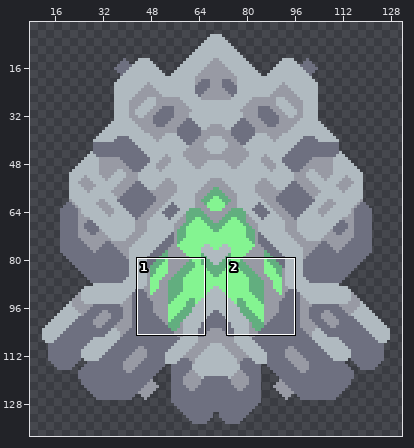
Two states of a sprite sheet, core/assets-raw/sprites/units/cyerce.png. The first picture is a wide view before the edit; the outline marks the close-up.
Close-up. First the earlier version:
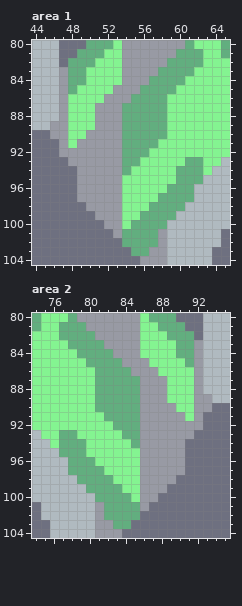
The file is 140x140 pixels. Shown: area 1: x 44..65, y 80..104; area 2: x 74..95, y 80..104. The wide view leaves out empty margins. The commit also changed other parts of the picture, which this record leaves out.
After:
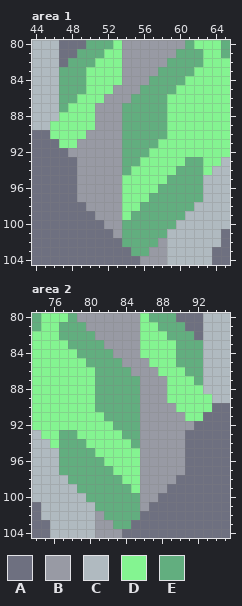
Palette (. is transparent): A #6e7080  B #989aa4  C #b0bac0  D #84f491  E #62ae7f
The edit:
Area 1:
y 83..84: x 47 B -> E
y 85: x 47 B -> E; x 49 D -> E
y 86: x 47..48 BD -> EE
y 87: x 47 B -> E
y 88: x 47 B -> D
y 89..90: x 46..47 BB -> DD
y 91: x 47 B -> D
y 92: x 47 B -> A
y 93: x 48 B -> A
y 95: x 59 D -> E
y 96: x 58 D -> E; x 62 C -> E
y 97: x 57 D -> E; x 62 C -> E
y 98: x 56 D -> E; x 61 C -> E
y 99: x 55 D -> E; x 60 C -> E
y 100: x 54 D -> E; x 59 C -> E
y 101: x 58 B -> E
Area 2:
y 83..84: x 92 B -> E
y 85: x 90 D -> E; x 92 B -> E
y 86: x 91..92 DB -> EE
y 87: x 92 B -> E
y 88: x 92 B -> D
y 89..90: x 92..93 BB -> DD
y 91: x 92 B -> D
y 92: x 92 B -> A
y 93: x 91 B -> A
y 95: x 80 D -> E
y 96: x 77 C -> E; x 81 D -> E
y 97: x 77 C -> E; x 82 D -> E
y 98: x 78 C -> E; x 83 D -> E
y 99: x 79 C -> E; x 84 D -> E
y 100: x 80 C -> E; x 85 D -> E
y 101: x 81 B -> E
Boxes around the changes in both close-ups, in picture pixels (x1, y1, x2, y2):
changed: (50, 67, 86, 166)
changed: (122, 175, 203, 238)
changed: (176, 340, 212, 439)
changed: (59, 448, 140, 511)
